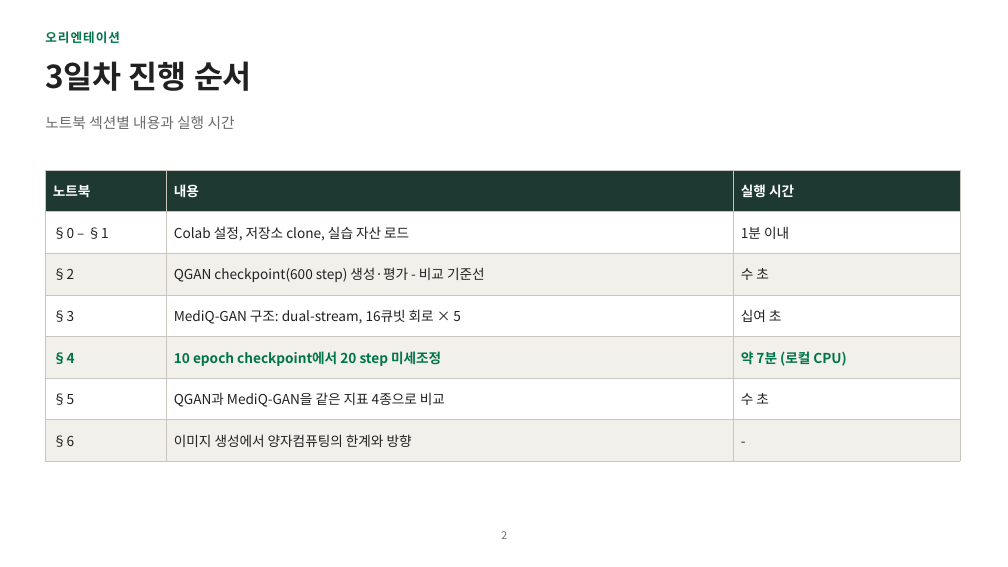
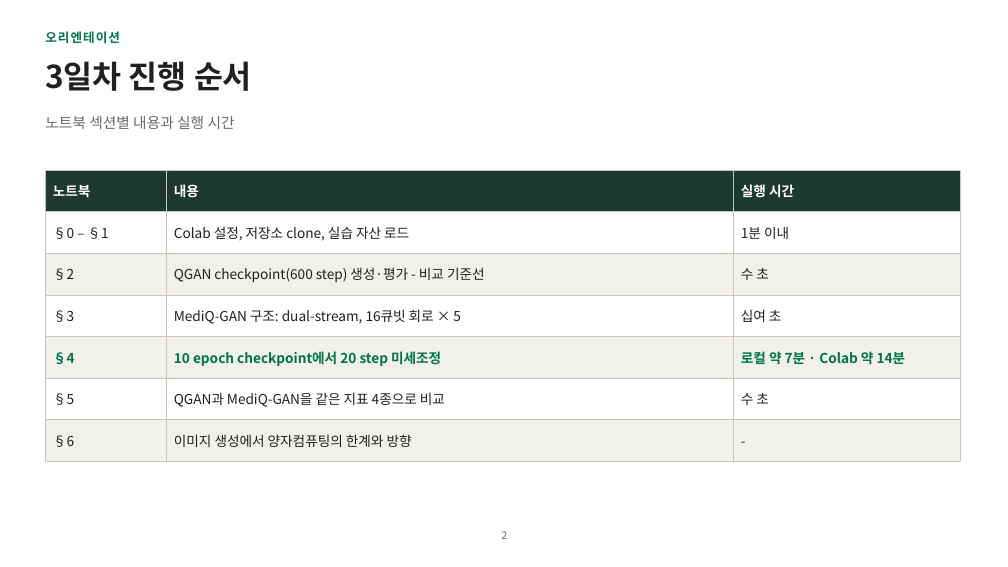
Before and after one commit to hyunhp/skin_disease_qml, a slide deck: slide 2 of practice/day3_slides/day3_practice_slides.pptx. Drawn at 1008x567 pixels with LibreOffice and Linux fonts; fonts in the diff are those of the drawing. Boxes give left, top, right and bottom in pixels: in the first picture for what was removed or moved away, otherwise in the second. Text is boxed around its words. In the diff, an @@ line names an element or a change of style, - is before the commit and + after.

```diff
--- a/practice/day3_slides/day3_practice_slides.pptx
+++ b/practice/day3_slides/day3_practice_slides.pptx
@@ table at box(45, 170, 960, 451) @@
-row 5, column 3: 약 7분 (로컬 CPU)
+row 5, column 3: 로컬 약 7분 · Colab 약 14분
```
Also in this commit, not shown: 7 other files.
